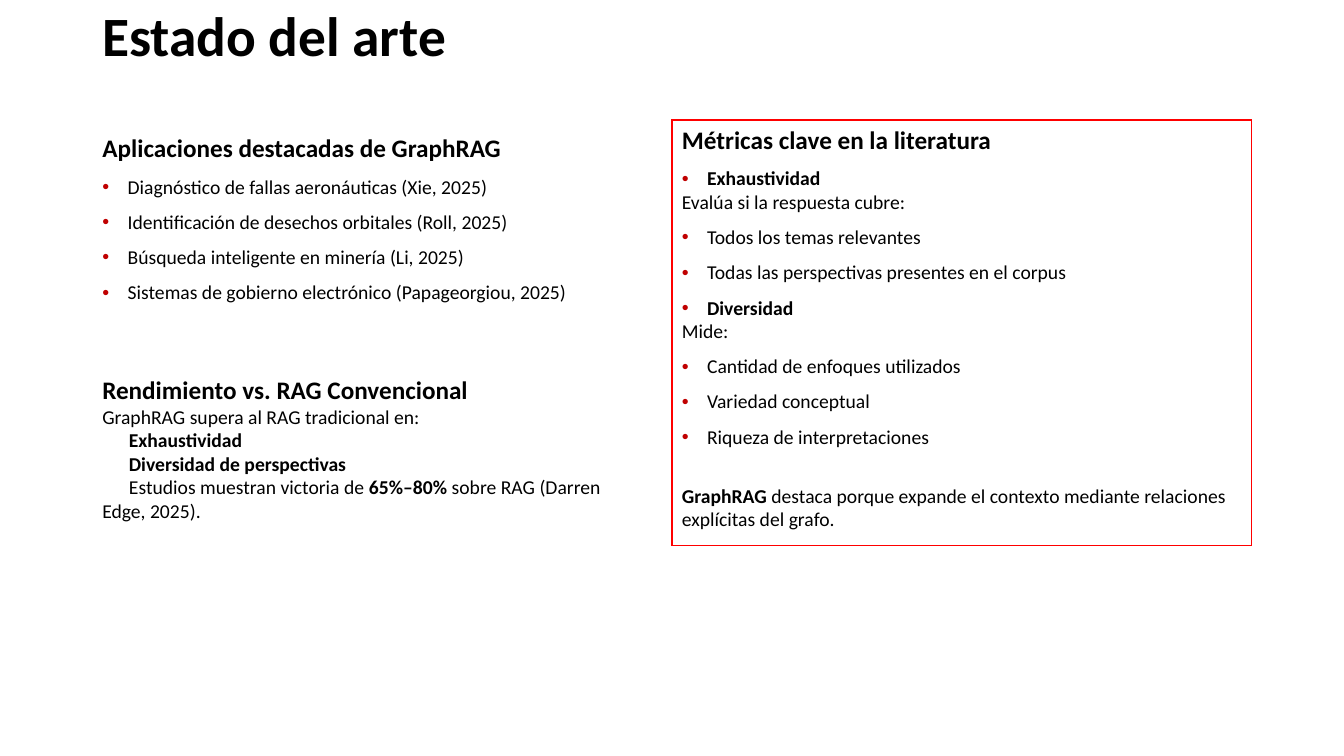
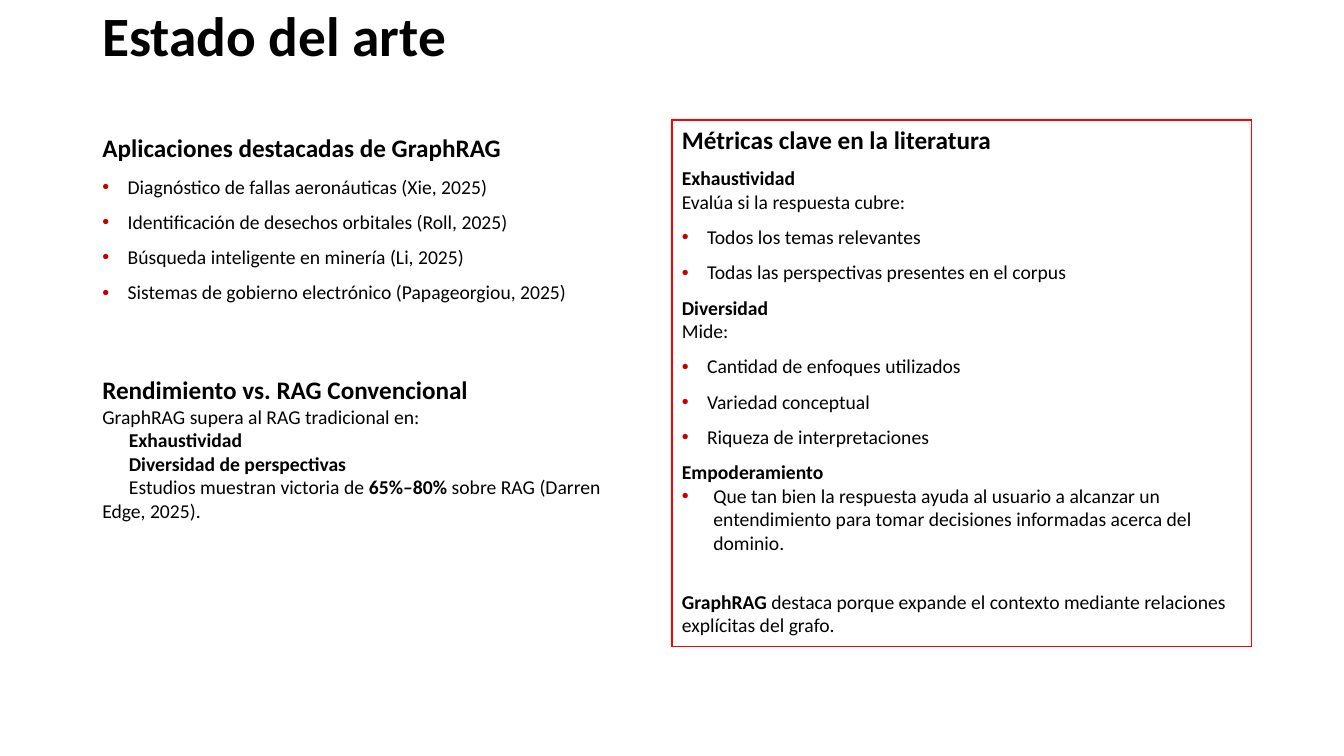
Before and after one commit to juan-aguilera/SEDI_TG, a slide deck: slide 7 of Presentacion propuesta TG.pptx (slide 4 before the commit). Drawn at 1344x756 pixels with LibreOffice and Linux fonts; fonts in the diff are those of the drawing; background and template pictures are left out. Boxes give left, top, right and bottom in pixels: in the first picture for what was removed or moved away, otherwise in the second. Text is boxed around its words. In the diff, an @@ line names an element or a change of style, - is before the commit and + after.

```diff
--- a/Presentacion propuesta TG.pptx
+++ b/Presentacion propuesta TG.pptx
@@ rectangle: place and size @@
-rectangle at [673,120,1252,546]
+rectangle at [673,120,1252,646]
@@ text at [682,171,795,315]: bullet • to none @@
@@ text at [682,465,1192,550]: paragraphs added @@
+Empoderamiento
+• Que tan bien la respuesta ayuda al usuario a alcanzar un entendimiento para tomar decisiones informadas acerca del dominio.
```
Also in this commit, not shown: 7 other slides changed, 3 slides added, 2 other files.
